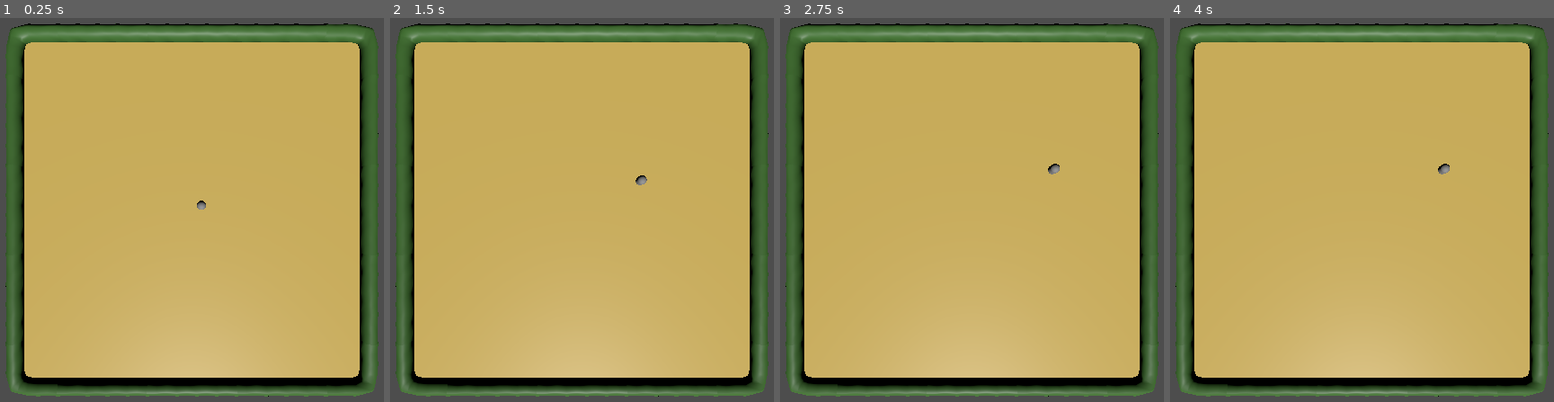
Above: before the commit, frames 1-4 (left to right).
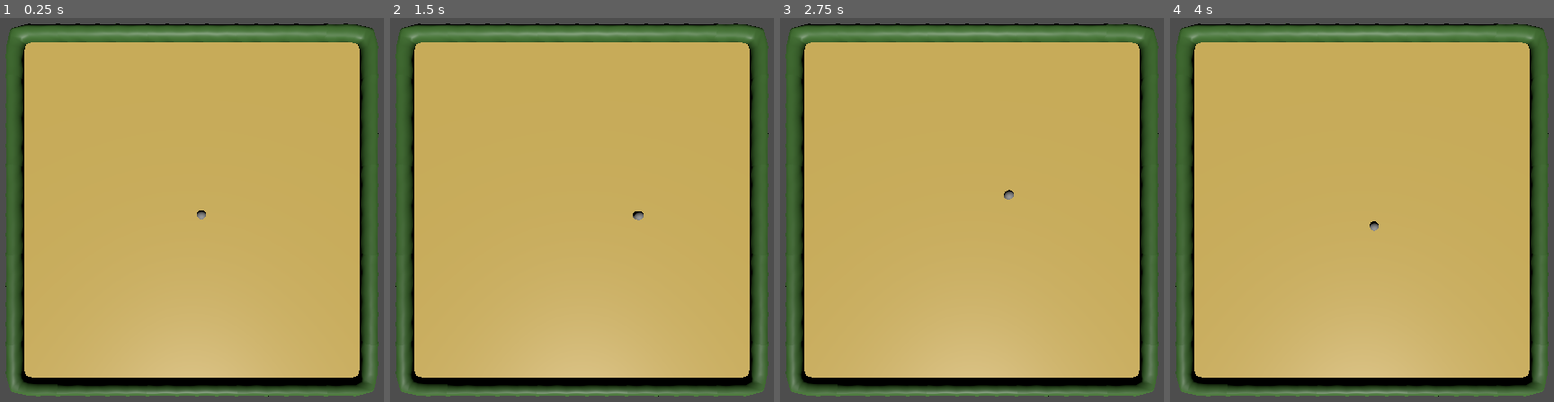
Above: after the commit, the same moments.

Repository: paxwort/microjam-59
Game: Godot game, scene res://Scenes/gameplay-scene.tscn
The game is run twice, just before and just after one commit, with the same random seed, the same clock (stepped at 60 frames per second) and the same inputs. The project has no main scene, so this scene is started directly.
Inputs (mouse positions are in pixels of both pictures, inside the frame that each line leads up to):
- Up to frame 1 (0.25 s): no input
- Up to frame 2 (1.5 s): tap Enter at 0.5 s; move the mouse to (739, 190) at 0.52 s; click (739, 190) at 0.67 s; move the mouse to (439, 229) at 1.27 s; click (439, 229) at 1.42 s
- Up to frame 3 (2.75 s): move the mouse to (1044, 121) at 2.02 s; click (1044, 121) at 2.17 s
- Up to frame 4 (4 s): move the mouse to (1327, 290) at 2.77 s; click (1327, 290) at 2.92 s; move the mouse to (outside the picture) at 3.52 s; click (outside the picture) at 3.67 s

The runs differ from the first frame. In frame 1, less than 0.1% of the frame differs, in the area x 51-54%, y 47-53%; in frame 2, 0.1%; in frame 3, 0.1%, in the area x 58-73%, y 37-48%; in frame 4, 0.1%.

Commit message:
Added click to move

Diff:
--- /dev/null
+++ b/Scenes/_base_env_lvl_1.tscn
@@ -0,0 +1,13 @@
+[gd_scene format=3 uid="uid://cnjfr1najode1"]
+
+[ext_resource type="PackedScene" uid="uid://dyacsusyvdlpc" path="res://Assets/environment/models/Level 1 Environment.gltf" id="1_nbph5"]
+
+[sub_resource type="ConcavePolygonShape3D" id="ConcavePolygonShape3D_qnco7"]
+data = PackedVector3Array(-1, 0, 1, 1, 0, -1, 1, 0, 1, -1, 0, 1, -1, 0, -1, 1, 0, -1)
+
+[node name="_Base_Env_Lvl1" unique_id=1440575451 instance=ExtResource("1_nbph5")]
+
+[node name="StaticBody3D" type="StaticBody3D" parent="Terrain" parent_id_path=PackedInt32Array(1989775850) index="0" unique_id=1576990065]
+
+[node name="CollisionShape3D" type="CollisionShape3D" parent="Terrain/StaticBody3D" index="0" unique_id=1928381093]
+shape = SubResource("ConcavePolygonShape3D_qnco7")
--- a/Scenes/gameplay-scene.tscn
+++ b/Scenes/gameplay-scene.tscn
@@ -1,6 +1,6 @@
 [gd_scene format=3 uid="uid://dac8wafdyx34c"]
 
-[ext_resource type="PackedScene" uid="uid://dyacsusyvdlpc" path="res://Assets/environment/models/Level 1 Environment.gltf" id="1_2vprq"]
+[ext_resource type="PackedScene" uid="uid://cnjfr1najode1" path="res://Scenes/_base_env_lvl_1.tscn" id="1_geme8"]
 [ext_resource type="PackedScene" uid="uid://dgqwhhka8on0i" path="res://Prefabs/units/unit1.tscn" id="2_geme8"]
 
 [sub_resource type="NavigationMesh" id="NavigationMesh_2vprq"]
@@ -15,7 +15,7 @@
 [node name="NavigationRegion3D" type="NavigationRegion3D" parent="." unique_id=823872771]
 navigation_mesh = SubResource("NavigationMesh_2vprq")
 
-[node name="_Base_Env_Lvl1" parent="NavigationRegion3D" unique_id=1440575451 instance=ExtResource("1_2vprq")]
+[node name="_Base_Env_Lvl1" parent="NavigationRegion3D" unique_id=1440575451 instance=ExtResource("1_geme8")]
 
 [node name="Camera3D" type="Camera3D" parent="." unique_id=2059041096]
 transform = Transform3D(1, 0, 0, 0, -4.371139e-08, 1, 0, -1, -4.371139e-08, 0, 30.50668, 0)
--- a/Scripts/characters/character_controller.gd
+++ b/Scripts/characters/character_controller.gd
@@ -5,6 +5,28 @@
 @onready var _movementComponent: MovementComponent = $MovementComponent
 
 func _ready() -> void:
+	var target = Vector3(10, 0, 5)
+	_movementComponent.move_to_location(target)
 	print_debug("Current health: %s" % _healthComponent.get_health())
-	var target = Vector3(10, 0, -5)
-	_movementComponent.move_to_location(target)
+
+
+func _unhandled_input(event: InputEvent) -> void:
+	if event is InputEventMouseButton and event.button_index == MOUSE_BUTTON_LEFT and event.pressed:
+		print_debug("Click detected")
+		var camera: Camera3D = get_viewport().get_camera_3d()
+		if not camera:
+			push_warning("Point and Click failed: No active Camera3D found in the viewport.")
+			return
+
+		var mouse_pos: Vector2 = event.position
+		var ray_origin: Vector3 = camera.project_ray_origin(mouse_pos)
+		var ray_direction: Vector3 = camera.project_ray_normal(mouse_pos)
+		var ray_end: Vector3 = ray_origin + ray_direction * 1000.0
+
+		var space_state = get_world_3d().direct_space_state
+		var query = PhysicsRayQueryParameters3D.create(ray_origin, ray_end)
+		query.exclude = [self.get_rid()]
+
+		var result = space_state.intersect_ray(query)
+		if result:
+			_movementComponent.move_to_location(result.position)
